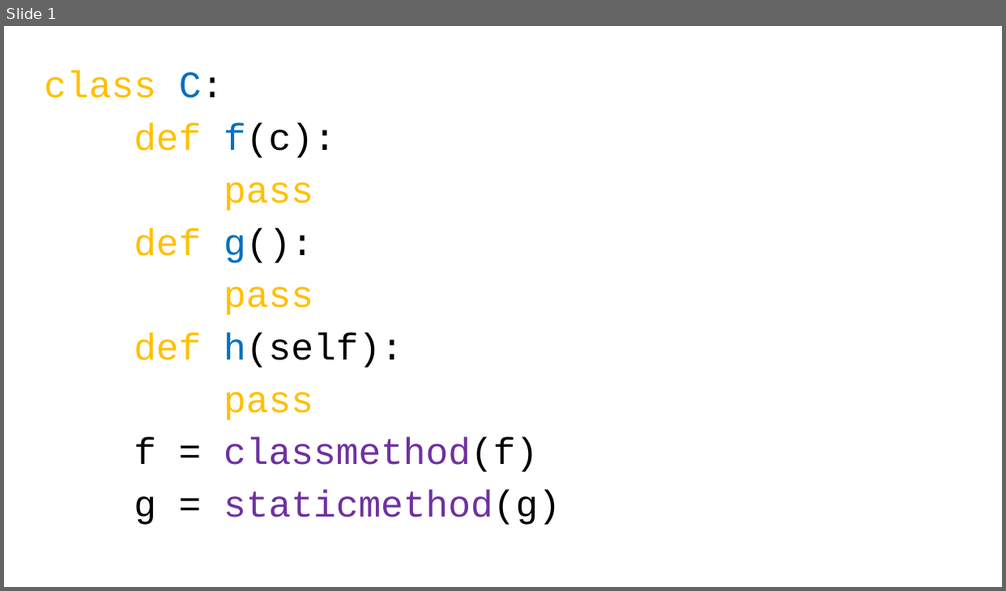
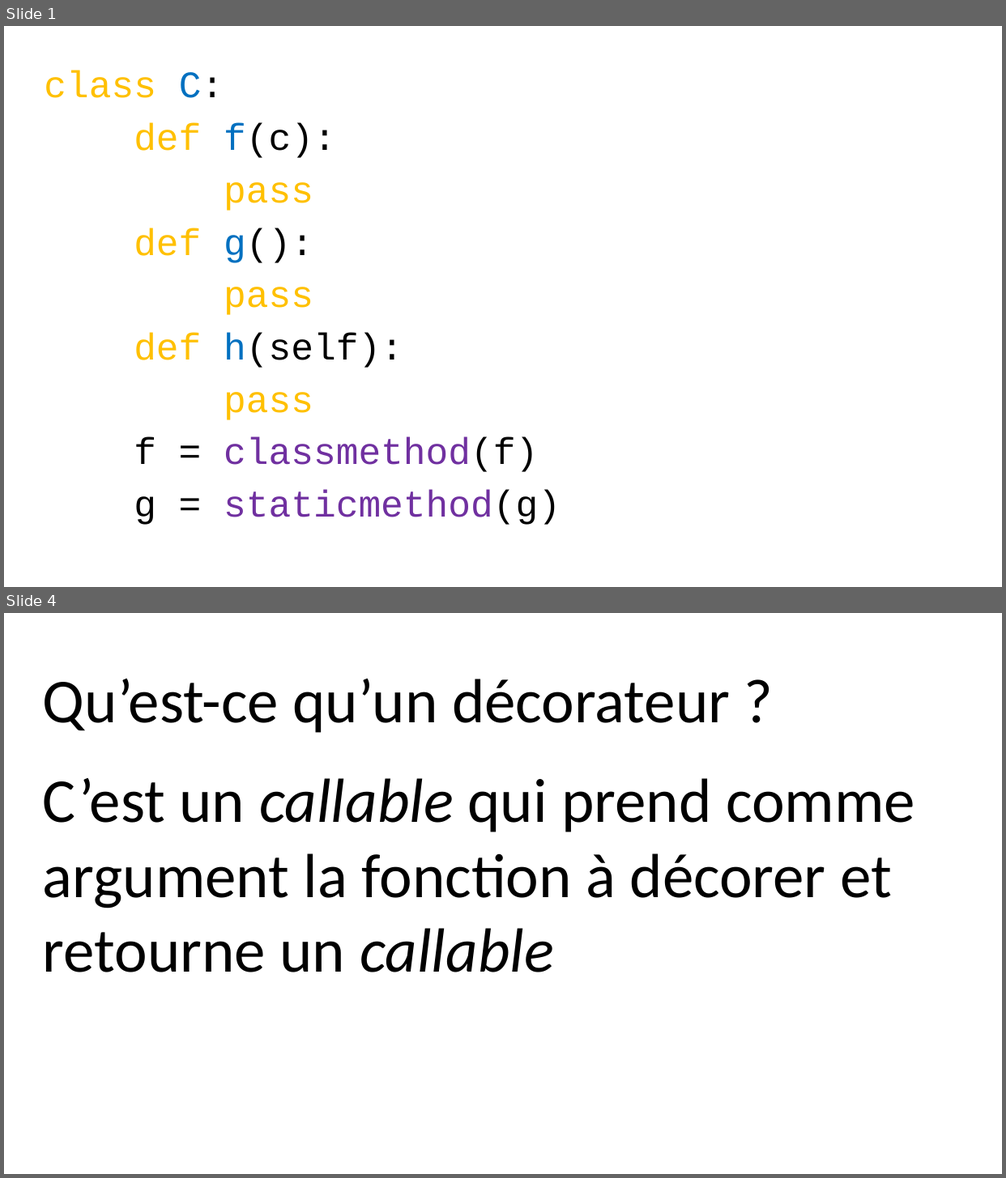
Before and after one commit to parmentelat/flotpython-archive, a slide deck: semaine7/CO12AL-W7-VIDEO02-SLIDE01.pptx. Shown one above the other, each under a label of ours: slide 1 before the commit, slides 1 and 4 after it; the slides between them are not shown. The pictures are 1006x591 and 1006x1178 pixels, drawn with LibreOffice and Linux fonts; fonts in the diff are those of the drawing. Boxes give left, top, right and bottom in pixels: in the first picture for what was removed or moved away, otherwise in the second. Text is boxed around its words. In the diff, an @@ line names an element or a change of style, - is before the commit and + after.

```diff
--- a/semaine7/CO12AL-W7-VIDEO02-SLIDE01.pptx
+++ b/semaine7/CO12AL-W7-VIDEO02-SLIDE01.pptx
@@ slide 4 added at box(4, 613, 1002, 1174), background #FFFFFF @@
@@ text added at box(43, 679, 915, 973), 60 pt, text #000000 @@
+Qu’est-ce qu’un décorateur ?
+C’est un callable qui prend comme argument la fonction à décorer et retourne un callable
```
Also in this commit, not shown: 3 slides changed, 5 other slides added, 2 slides removed, 1 other file.
